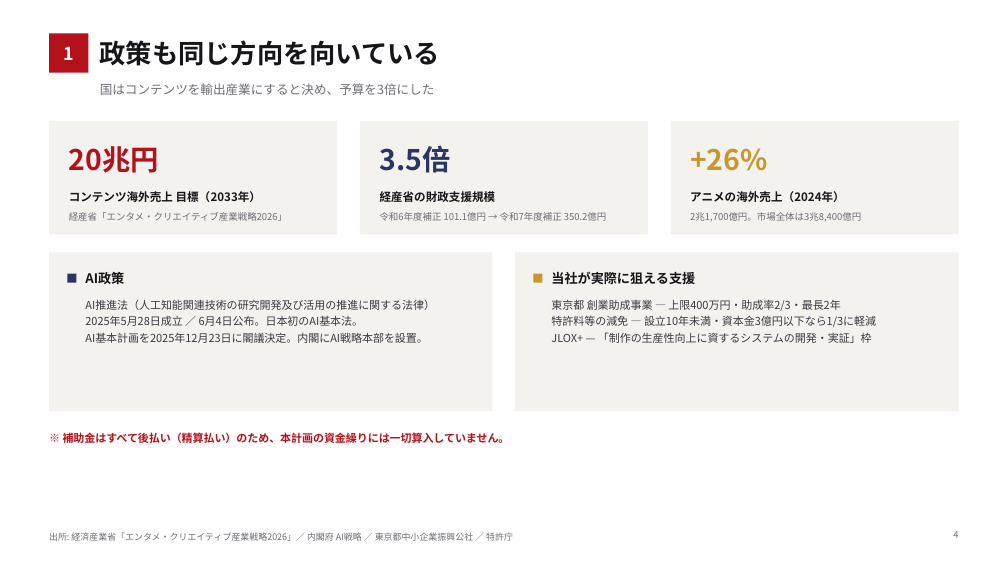
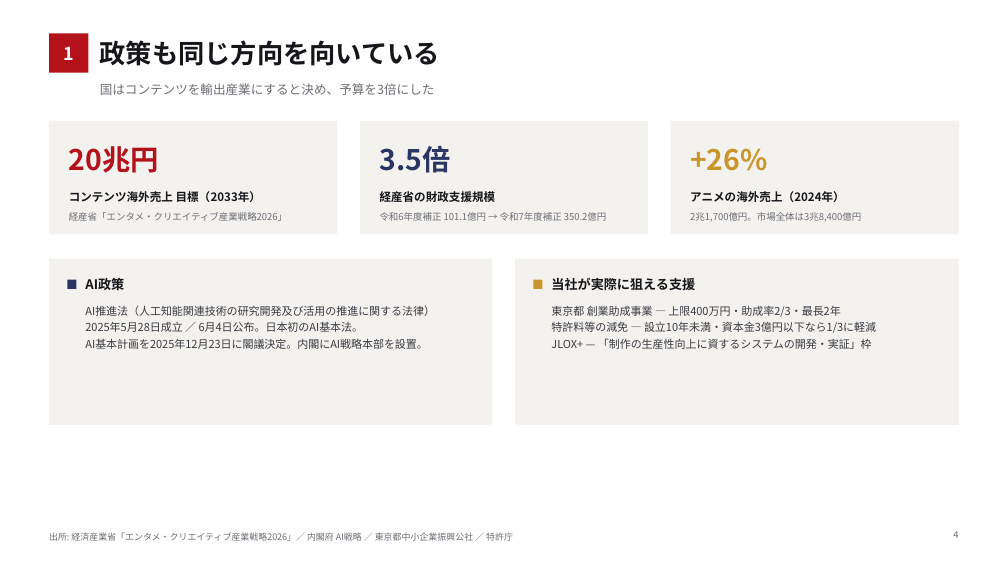
Before and after one commit to bpn333333/test, a slide deck: slide 5 of 投資家向け企画書.pptx. Drawn at 1008x567 pixels with LibreOffice and Linux fonts; fonts in the diff are those of the drawing. Boxes give left, top, right and bottom in pixels: in the first picture for what was removed or moved away, otherwise in the second. Text is boxed around its words. In the diff, an @@ line names an element or a change of style, - is before the commit and + after.

```diff
--- a/投資家向け企画書.pptx
+++ b/投資家向け企画書.pptx
@@ rectangle: place and size @@
-rectangle at [49, 253, 493, 411]
+rectangle at [49, 259, 493, 425]
@@ rectangle: place and size @@
-rectangle at [516, 253, 960, 411]
+rectangle at [516, 259, 960, 425]
@@ 2 texts, 2 rectangles: place and size @@
-2 texts, 2 rectangles at [67, 272, 695, 284]
+2 texts, 2 rectangles at [67, 278, 695, 290]
@@ text "AI推進法（人工知能関連技術の研究開発及び活用の推進に関する法律）": place and size @@
-text "AI推進法（人工知能関連技術の研究開発及び活用の推進に関する法律）" at [85, 300, 435, 343]
+text "AI推進法（人工知能関連技術の研究開発及び活用の推進に関する法律）" at [85, 306, 435, 349]
@@ text "東京都 創業助成事業 — 上限400万円・助成率2/3・最長2年": place and size @@
-text "東京都 創業助成事業 — 上限400万円・助成率2/3・最長2年" at [551, 300, 876, 343]
+text "東京都 創業助成事業 — 上限400万円・助成率2/3・最長2年" at [551, 306, 876, 349]
@@ text removed at [63, 432, 510, 443] @@
-※ 補助金はすべて後払い（精算払い）のため、本計画の資金繰りには一切算入していません。
```
Also in this commit, not shown: 16 other slides changed, 2 other files.
